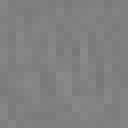
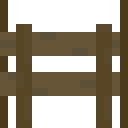
Layers edited between the first and the second 128x128 image:
added layer "Fence Back 4" above "Fence Back 3" over [0, 0, 128, 128]
added layer "Fence Back 3" above "Fence Back 2" over [0, 24, 128, 128]
added layer "Fence Back 2" above "Fence Back 1" over [0, 0, 128, 128]
added layer "Fence Back 1" above "Fence Back" over [0, 24, 128, 128]
added layer "Fence Back" above "Layer 4" over [0, 24, 128, 128]
hid "Stone Slab" over [0, 0, 128, 128]
hid "Sandy Cobblestone SANDY" (1st of 2) over [0, 0, 128, 128]
hid "Sandy Cobblestone SANDY" (2nd of 2) over [0, 0, 128, 128]
hid "Sandy Cobblestone" over [0, 0, 128, 128]
hid "Cobblestone" over [0, 0, 128, 128]
